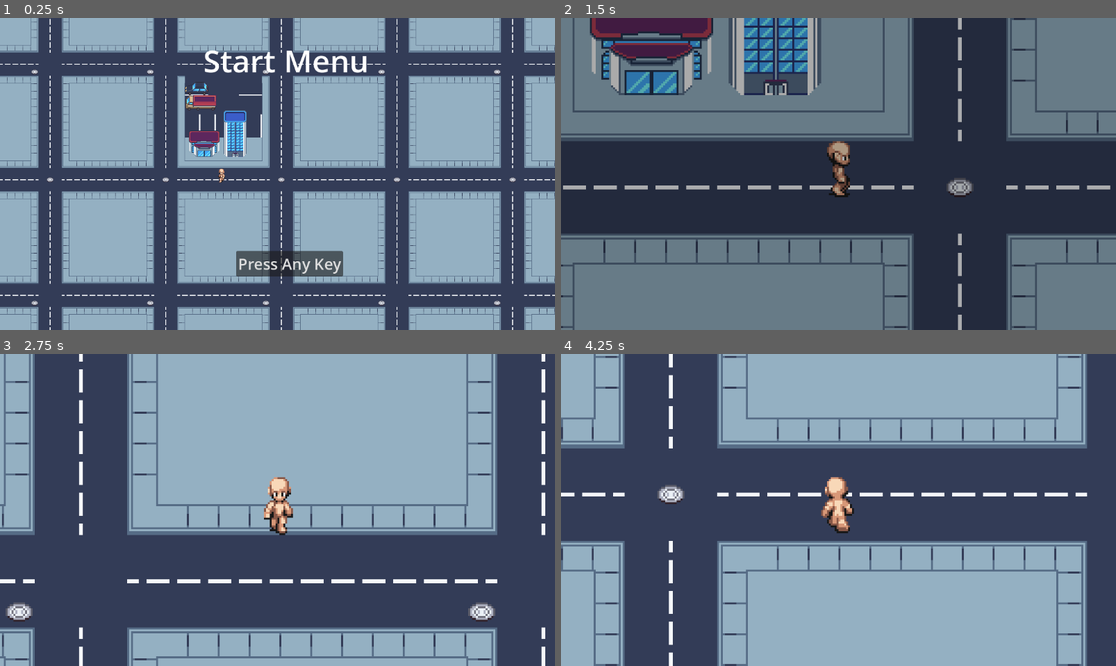
Above: before the commit, frames 1-4 (two rows, left to right).
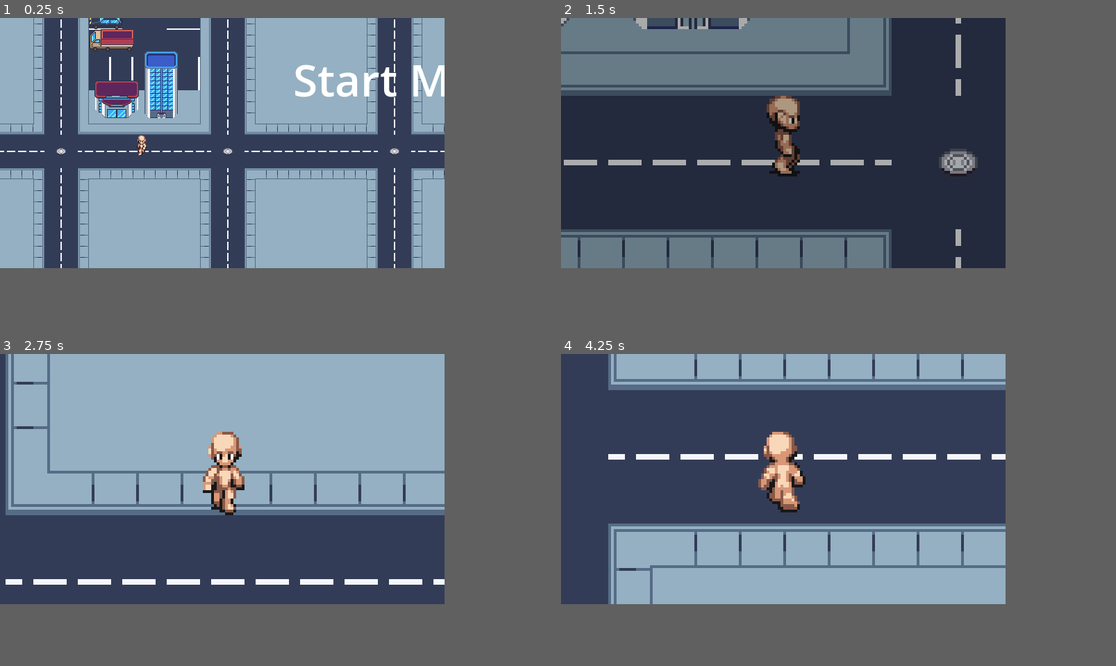
Above: after the commit, the same moments.

Repository: Arz-zrs/gameseed-exercise
Game: Godot game, scene res://scenes/start_menu.tscn
Same seed, same stepped clock (60 frames per second), same inputs: the game is played once before the commit and once after it.
Inputs (mouse positions are in pixels of both pictures, inside the frame that each line leads up to):
- Up to frame 1 (0.25 s): no input
- Up to frame 2 (1.5 s): click (849, 264) at 0.5 s, where only the run before the commit has a clickable "Press Any Key"; tap Enter at 1.25 s; hold D (right) from 1.28 s (still down)
- Up to frame 3 (2.75 s): release D (right) at 2.03 s; hold S (down) from 2.03 s (still down)
- Up to frame 4 (4.25 s): release S (down) at 2.78 s; hold D (right) 2.78-3.53 s; hold W (up) from 3.53 s (still down)
In our replay, the window is 799x449 before the commit and 640x360 after it. These sizes can differ from the game's own. Grey fills any space a smaller window leaves; there, only what the larger window draws over its background counts as a difference.

The runs differ from the first frame. In frame 1, 53% of the frame differs, in the area x 0-100%, y 0-100%; in frame 2, 38%; in frame 3, 34%; in frame 4, 46%.

Commit message:
Changed window resolution of the game to 640x320

Diff:
--- a/project.godot
+++ b/project.godot
@@ -18,6 +18,15 @@
 [autoload]
 
 TransitionAnimation="*res://scenes/transition_animation.tscn"
+
+[display]
+
+window/size/viewport_width=640
+window/size/viewport_height=360
+
+[dotnet]
+
+project/assembly_name="gameseed-simulation"
 
 [input]
 
